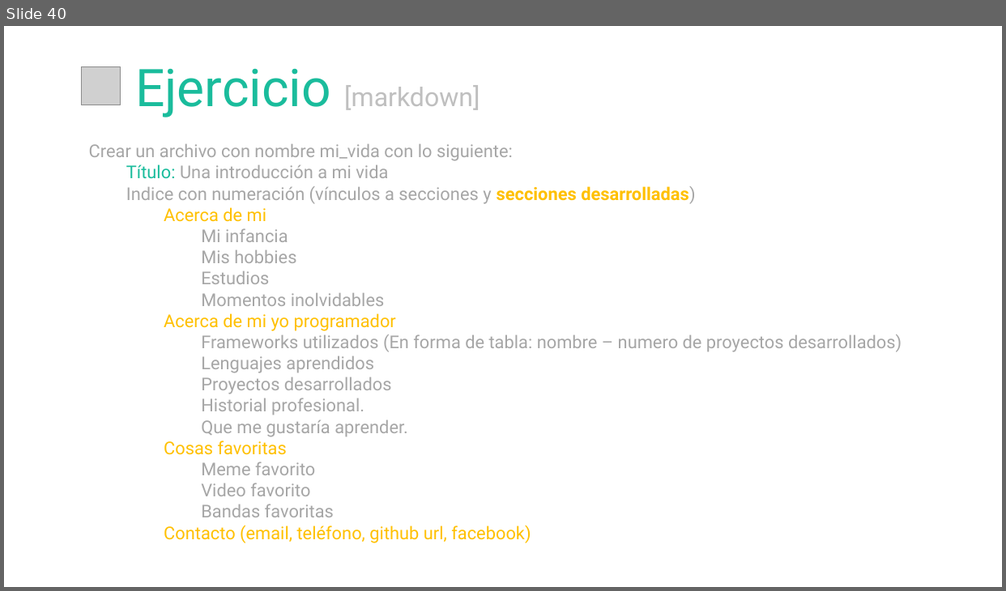
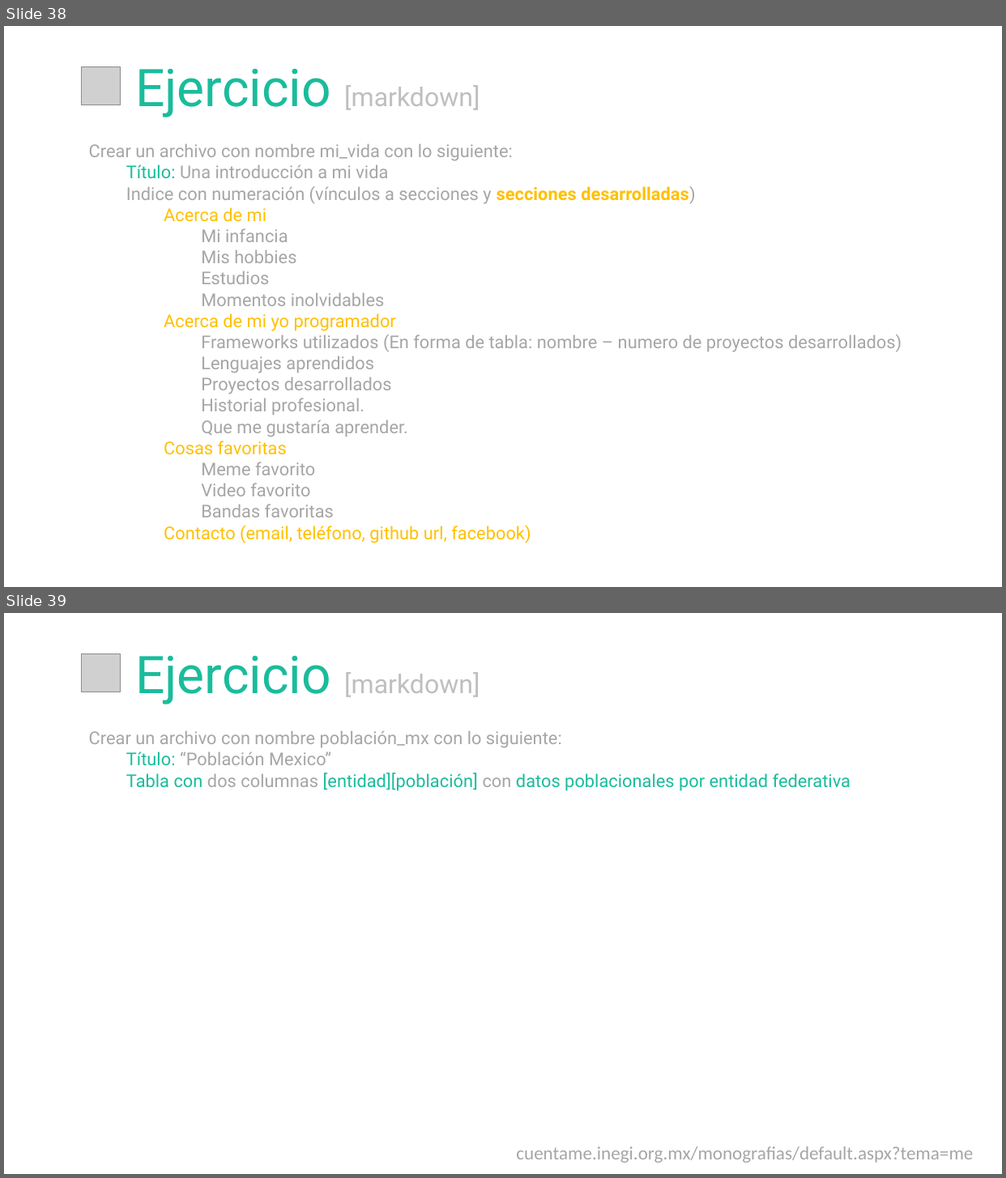
Before and after one commit to cimadev/PlaticasTalleres, a slide deck: 2017/dec_7_Git_GitHub_WorkShop/DGO.pptx. Shown one above the other, each under a label of ours: slide 40 before the commit, slides 38 and 39 after it. The pictures are 1006x591 and 1006x1178 pixels, drawn with LibreOffice and Linux fonts; fonts in the diff are those of the drawing; grey boxes stand for pictures. Boxes give left, top, right and bottom in pixels: in the first picture for what was removed or moved away, otherwise in the second. Text is boxed around its words. In the diff, an @@ line names an element or a change of style, - is before the commit and + after.

```diff
--- a/2017/dec_7_Git_GitHub_WorkShop/DGO.pptx
+++ b/2017/dec_7_Git_GitHub_WorkShop/DGO.pptx
@@ slide 39 added at (4, 613, 1002, 1174), background #FFFFFF @@
@@ picture added at (82, 653, 121, 692) @@
@@ text added at (135, 655, 479, 705), 25 pt, text #BFBFBF @@
+Ejercicio [markdown]
@@ text added at (89, 731, 850, 791), 17 pt, text #A6A6A6 @@
+Crear un archivo con nombre población_mx con lo siguiente:
+Título: “Población Mexico”
+Tabla con dos columnas [entidad][población] con datos poblacionales por entidad federativa
@@ text added at (516, 1147, 973, 1163), 18 pt, text #A6A6A6 @@
+cuentame.inegi.org.mx/monografias/default.aspx?tema=me
@@ what was slide 40 is now slide 38 @@
```
Also in this commit, not shown: 6 slides changed, 9 other slides added, 10 slides removed.
